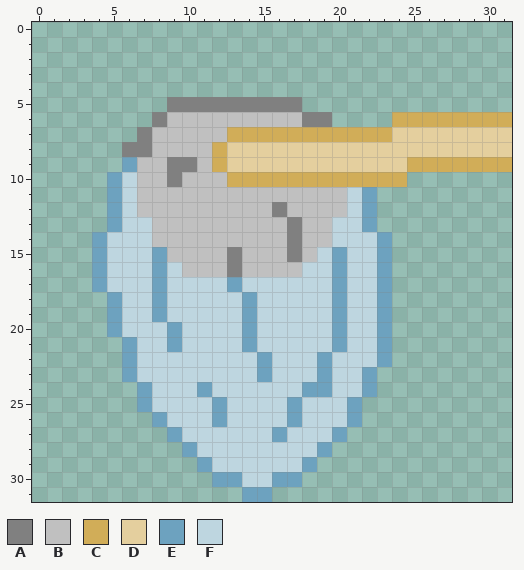
Pixel-art sprite, stored at Sprites/MopWaterUI/MopWaterUI6.png. That is the earlier state.
The file is 32x32 pixels.
Palette (. is transparent): A #808080  B #c0c0c0  C #d1ad58  D #e4cf9e  E #6da2bf  F #bed6e0
Pixels before, first column x 4:
 5 .....AAAAAAAAA..............
 6 ....ABBBBBBBBBAA....CCCCCCCC
 7 ...ABBBBBCCCCCCCCCCCDDDDDDDD
 8 ..AABBBBCDDDDDDDDDDDDDDDDDDD
 9 ..EBBAABCDDDDDDDDDDDDCCCCCCC
10 .EFBBABBBCCCCCCCCCCCC.......
11 .EFBBBBBBBBBBBBBBFE.........
12 .EFBBBBBBBBBABBBBFE.........
13 .EFFBBBBBBBBBABBFFE.........
14 EFFFBBBBBBBBBABBFFFE........
15 EFFFEBBBBABBBABFEFFE........
16 EFFFEFBBBABBBBFFEFFE........
17 EFFFEFFFFEFFFFFFEFFE........
18 .EFFEFFFFFEFFFFFEFFE........
19 .EFFEFFFFFEFFFFFEFFE........
20 .EFFFEFFFFEFFFFFEFFE........
21 ..EFFEFFFFEFFFFFEFFE........
22 ..EFFFFFFFFEFFFEFFFE........
23 ..EFFFFFFFFEFFFEFFE.........
24 ...EFFFEFFFFFFEEFFE.........
25 ...EFFFFEFFFFEFFFE..........
26 ....EFFFEFFFFEFFFE..........
27 .....EFFFFFFEFFFE...........
28 ......EFFFFFFFFE............
29 .......EFFFFFFE.............
30 ........EEFFEE..............
31 ..........EE................
And afterwards:
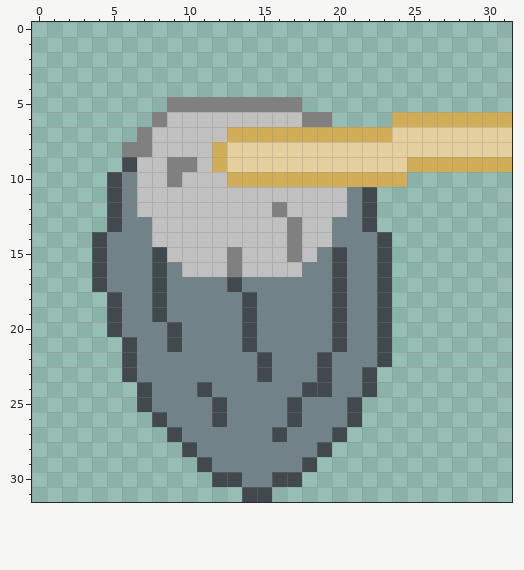
The commit says: Changed mop water meter to be more readable
Change:
colour E: #6da2bf -> #41494e
colour F: #bed6e0 -> #718388
Changed places in both pictures, as pixel boxes (x1, y1, x2, y2):
changed: (92, 157, 392, 502)
